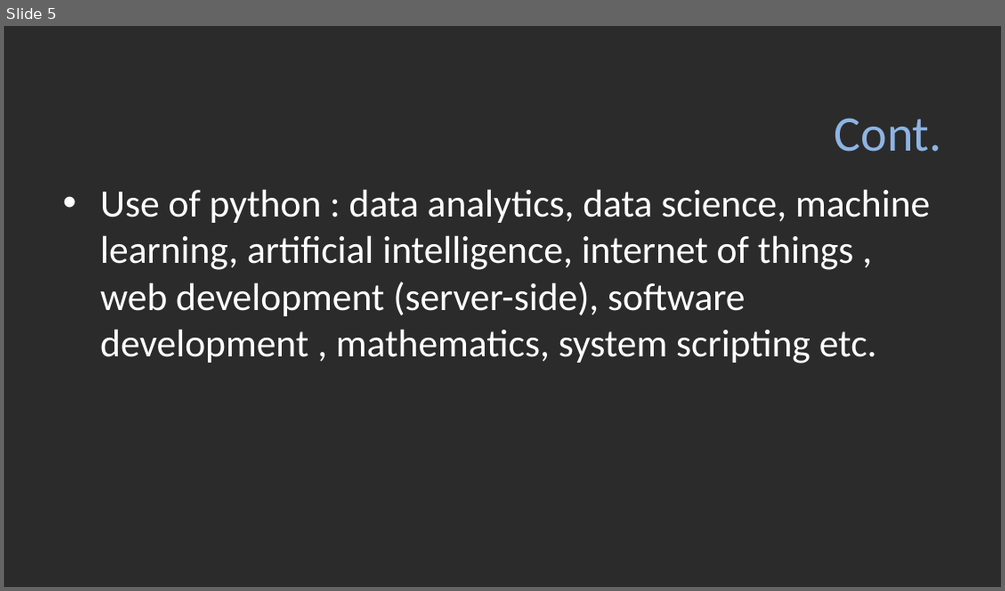
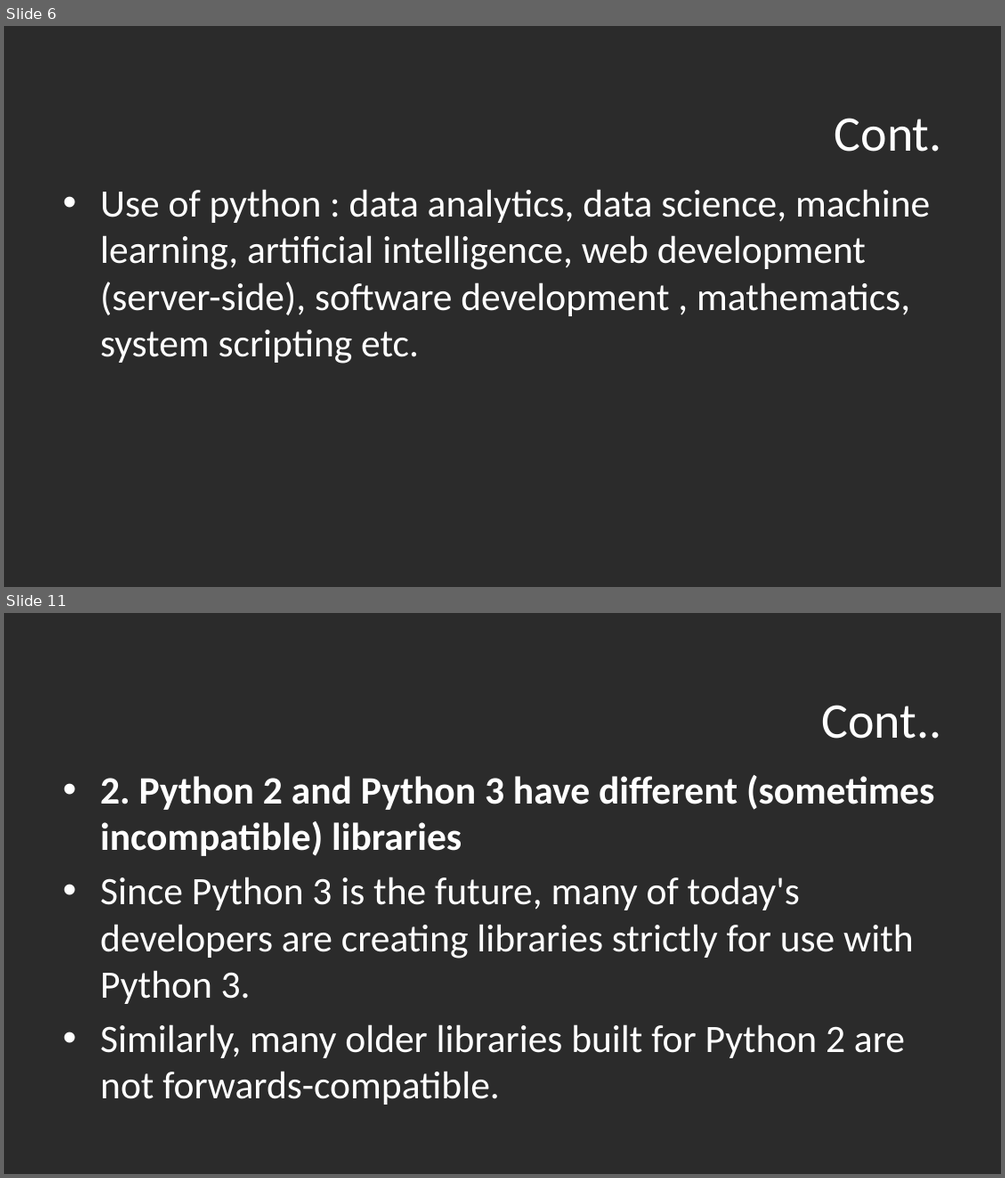
Before and after one commit to zakariahujale/python, a slide deck: unit1part1.pptx. Shown one above the other, each under a label of ours: slide 5 before the commit, slides 6 and 11 after it; the slides between them are not shown. The pictures are 1005x591 and 1005x1178 pixels, drawn with LibreOffice and Linux fonts; fonts in the diff are those of the drawing; background and template pictures are left out; a plain dark background stands for a picture behind light text. Boxes give left, top, right and bottom in pixels: in the first picture for what was removed or moved away, otherwise in the second. Text is boxed around its words. In the diff, an @@ line names an element or a change of style, - is before the commit and + after.

```diff
--- a/unit1part1.pptx
+++ b/unit1part1.pptx
@@ slide 11 added at bbox=[4, 613, 1001, 1174], background picture (left out) @@
@@ title added at bbox=[821, 705, 941, 738], 36 pt, text #FFFFFF @@
+Cont..
@@ text added at bbox=[100, 775, 934, 1104], 28 pt, text #FFFFFF @@
+• 2. Python 2 and Python 3 have different (sometimes incompatible) libraries
+• Since Python 3 is the future, many of today's developers are creating libraries strictly for use with Python 3.
+• Similarly, many older libraries built for Python 2 are not forwards-compatible.
@@ what was slide 5 is now slide 6 @@
@@ slide 6 changed as well @@
@@ title "Cont." at bbox=[834, 118, 942, 151]: text colour #8EB4E3 to #FFFFFF @@
@@ text at bbox=[100, 189, 930, 363]: text changed @@
-• Use of python : data analytics, data science, machine learning, artificial intelligence, internet of things , web development (server-side), software development , mathematics, system scripting etc.
+• Use of python : data analytics, data science, machine learning, artificial intelligence, web development (server-side), software development , mathematics, system scripting etc.
```
Also in this commit, not shown: 4 other slides changed, 26 other slides added, 4 slides removed, 24 other files.
